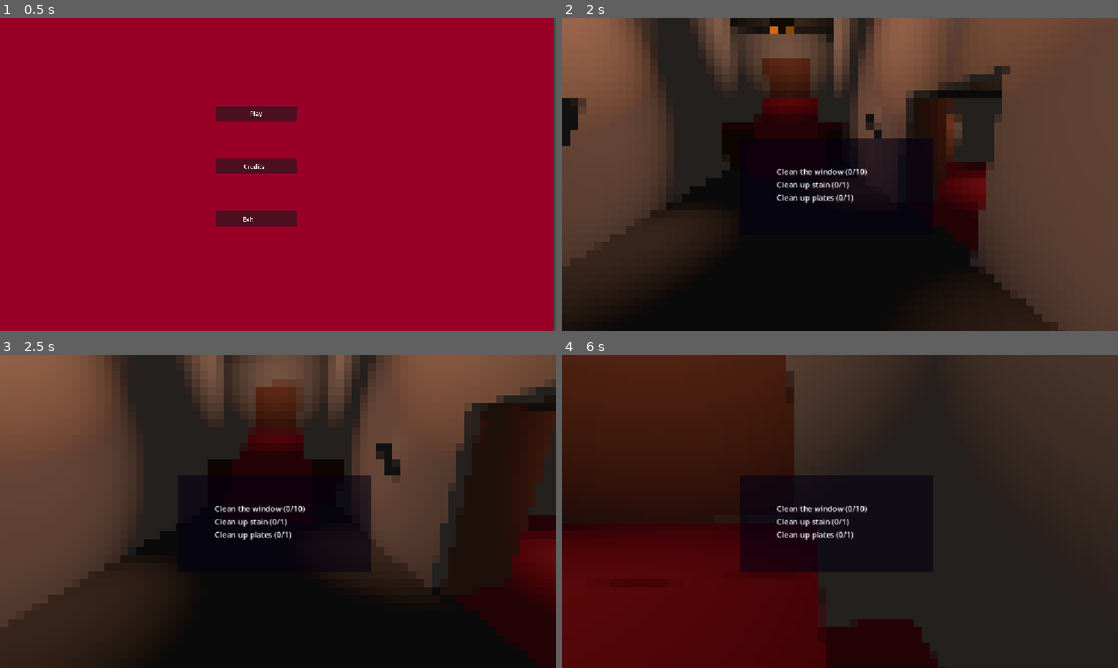
Above: before the commit, frames 1-4 (two rows, left to right).
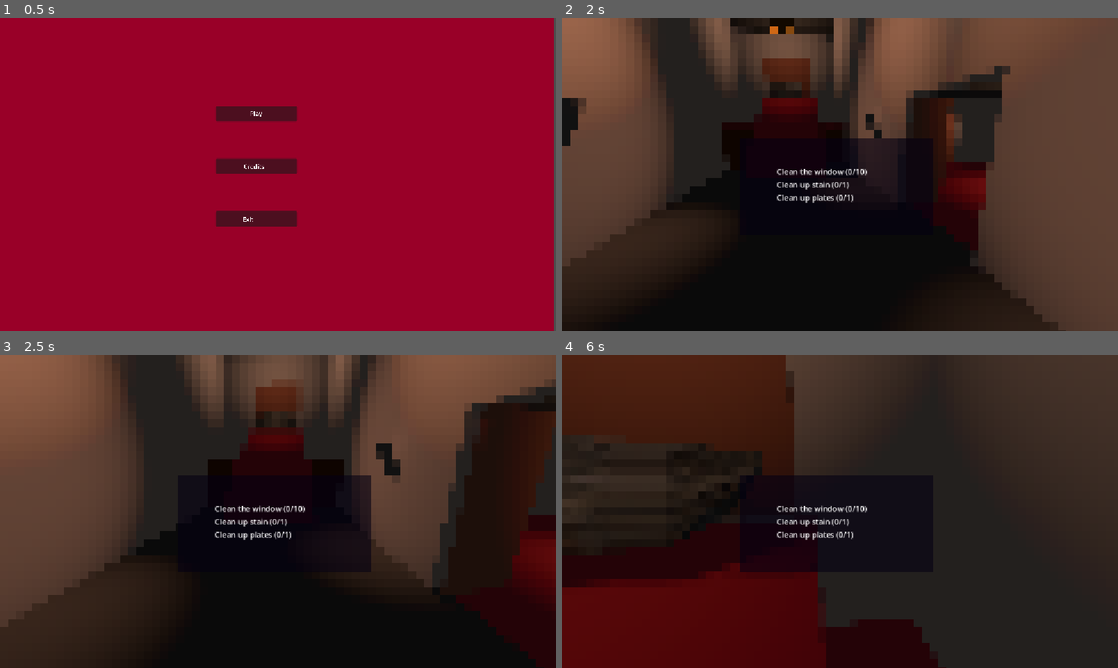
Above: after the commit, the same moments.

Repository: MichaelRRyan/gmtk-2026-countdown
Game: Godot game, scene res://screens/main_menu.tscn
Same seed, same stepped clock (60 frames per second), same inputs: the game is played once before the commit and once after it.
Inputs (mouse positions are in pixels of both pictures, inside the frame that each line leads up to):
- Up to frame 1 (0.5 s): no input
- Up to frame 2 (2 s): click "Play" at 0.5 s; tap Enter at 1.25 s; move the mouse to (867, 174) at 1.27 s; press the mouse at (867, 174) at 1.28 s; hold W (move_forward) from 1.28 s (still down); tap Space (jump) at 1.52 s
- Up to frame 3 (2.5 s): keep holding W (move_forward); move the mouse to (250, 511) at 2.02 s; release the mouse at (250, 511) at 2.03 s; click (250, 511) at 2.1 s; tap Space (jump) at 2.27 s
- Up to frame 4 (6 s): keep holding W (move_forward); move the mouse to (851, 505) at 2.77 s; press the mouse at (851, 505) at 2.78 s; tap Tab (show_tasks) at 2.85, 5.1 s; move the mouse to (834, 517) at 3.52 s; release the mouse at (834, 517) at 3.53 s; click (834, 517) at 3.6 s; tap Space (jump) at 3.77, 4.52, 5.27 s; move the mouse to (878, 514) at 4.27 s; press the mouse at (878, 514) at 4.28 s; move the mouse to (795, 508) at 5.02 s; release the mouse at (795, 508) at 5.03 s; click (795, 508) at 5.3 s; move the mouse to (845, 511) at 5.77 s; press the mouse at (845, 511) at 5.78 s

Frame 1 is identical in both runs. In frame 2, 0.2% of the frame differs, in the area x 37-44%, y 20-26%; in frame 3, 0.1%; in frame 4, 7.1%, in the area x 0-36%, y 28-75%.

Commit message:
Adds floating coffin to main level

Diff:
--- /dev/null
+++ b/Levels/Main/Objects/coffin_bed.tscn
@@ -0,0 +1,59 @@
+[gd_scene format=3 uid="uid://b8m7yvupsk1fe"]
+
+[ext_resource type="PackedScene" uid="uid://cul2wooyqf08t" path="res://Levels/Wiki/Assest brah/CountDown'sBed.glb" id="1_67or1"]
+
+[sub_resource type="BoxShape3D" id="BoxShape3D_vw6b8"]
+size = Vector3(5.8269043, 2.1813965, 5.9379272)
+
+[sub_resource type="Animation" id="Animation_tu8ia"]
+length = 0.001
+tracks/0/type = "value"
+tracks/0/imported = false
+tracks/0/enabled = true
+tracks/0/path = NodePath("CountDown\'sBed:position")
+tracks/0/interp = 1
+tracks/0/loop_wrap = true
+tracks/0/keys = {
+"times": PackedFloat32Array(0),
+"transitions": PackedFloat32Array(1),
+"update": 0,
+"values": [Vector3(5, -1.3182082, -6)]
+}
+
+[sub_resource type="Animation" id="Animation_rpvp4"]
+resource_name = "float"
+length = 4.0
+loop_mode = 1
+tracks/0/type = "value"
+tracks/0/imported = false
+tracks/0/enabled = true
+tracks/0/path = NodePath("CountDown\'sBed:position")
+tracks/0/interp = 1
+tracks/0/loop_wrap = true
+tracks/0/keys = {
+"times": PackedFloat32Array(0, 2),
+"transitions": PackedFloat32Array(1, 1),
+"update": 0,
+"values": [Vector3(5, -1.3182082, -6), Vector3(5, -0.9, -6)]
+}
+
+[sub_resource type="AnimationLibrary" id="AnimationLibrary_tu8ia"]
+_data = {
+&"RESET": SubResource("Animation_tu8ia"),
+&"float": SubResource("Animation_rpvp4")
+}
+
+[node name="CoffinBed" type="Node3D" unique_id=2082441799]
+
+[node name="CountDown\'sBed" parent="." unique_id=1169236732 instance=ExtResource("1_67or1")]
+transform = Transform3D(1, 0, 0, 0, 1, 0, 0, 0, 1, 5, -1.3182082, -6)
+
+[node name="StaticBody3D" type="StaticBody3D" parent="." unique_id=412063253]
+
+[node name="CollisionShape3D" type="CollisionShape3D" parent="StaticBody3D" unique_id=372421212]
+transform = Transform3D(1, 0, 0, 0, 1, 0, 0, 0, 0.4008205, -0.05480957, 1.449585, 0.30547148)
+shape = SubResource("BoxShape3D_vw6b8")
+
+[node name="AnimationPlayer" type="AnimationPlayer" parent="." unique_id=767308423]
+libraries/ = SubResource("AnimationLibrary_tu8ia")
+autoplay = &"float"
--- a/Levels/Main/main_level.tscn
+++ b/Levels/Main/main_level.tscn
@@ -17,6 +17,7 @@
 [ext_resource type="PackedScene" uid="uid://se17jate6s7" path="res://Levels/Main/TaskObjects/task_clean_blood.tscn" id="15_kfrea"]
 [ext_resource type="PackedScene" uid="uid://cqliejscdrsyj" path="res://Levels/Main/EquippableObjects/cleaning_cloth.tscn" id="16_32g1e"]
 [ext_resource type="PackedScene" uid="uid://blthaqm2hacyh" path="res://Levels/Main/TaskObjects/task_plate_cleanup.tscn" id="17_h1rqx"]
+[ext_resource type="PackedScene" uid="uid://b8m7yvupsk1fe" path="res://Levels/Main/Objects/coffin_bed.tscn" id="18_7oflx"]
 
 [sub_resource type="Environment" id="Environment_btu42"]
 background_energy_multiplier = 0.3
@@ -745,3 +746,6 @@
 
 [node name="TaskPlateCleanup" parent="TaskObjects" unique_id=1857819778 instance=ExtResource("17_h1rqx")]
 transform = Transform3D(1, 0, 0, 0, 1, 0, 0, 0, 1, -7.6982694, 0.7511032, 4.251539)
+
+[node name="CoffinBed" parent="TaskObjects" unique_id=2082441799 instance=ExtResource("18_7oflx")]
+transform = Transform3D(0.39999998, -1.7763568e-15, 1.7763568e-15, 0, 0.39999998, -2.2351744e-08, 0, 2.2351738e-08, 0.4, 0.0672836, 3.4464245, -5.8229628)
--- a/Levels/Wiki/Assest brah/coffin_bed.tscn
+++ /dev/null
@@ -1,17 +0,0 @@
-[gd_scene format=3 uid="uid://b8m7yvupsk1fe"]
-
-[ext_resource type="PackedScene" uid="uid://cul2wooyqf08t" path="res://Levels/Wiki/Assest brah/CountDown'sBed.glb" id="1_67or1"]
-
-[sub_resource type="BoxShape3D" id="BoxShape3D_vw6b8"]
-size = Vector3(5.8269043, 1.6704102, 5.9379272)
-
-[node name="CoffinBed" type="Node3D" unique_id=2082441799]
-
-[node name="CountDown\'sBed" parent="." unique_id=1169236732 instance=ExtResource("1_67or1")]
-transform = Transform3D(1, 0, 0, 0, 1, 0, 0, 0, 1, 5, -1, -6)
-
-[node name="StaticBody3D" type="StaticBody3D" parent="." unique_id=412063253]
-
-[node name="CollisionShape3D" type="CollisionShape3D" parent="StaticBody3D" unique_id=372421212]
-transform = Transform3D(1, 0, 0, 0, 1, 0, 0, 0, 0.4008205, -0.05480957, 1.1940918, 0.30547148)
-shape = SubResource("BoxShape3D_vw6b8")
--- a/Levels/Wiki/Wikis_test_level.tscn
+++ b/Levels/Wiki/Wikis_test_level.tscn
@@ -7,12 +7,12 @@
 [ext_resource type="PackedScene" uid="uid://7hyr6mum3j6q" path="res://Levels/Vlad/equippable_object_sample.tscn" id="5_yh0le"]
 [ext_resource type="PackedScene" uid="uid://bk2kq5e62xjx3" path="res://Features/Interactables/HidingSpot/HidingSpot.tscn" id="6_rqo30"]
 [ext_resource type="PackedScene" uid="uid://blthaqm2hacyh" path="res://Levels/Main/TaskObjects/task_plate_cleanup.tscn" id="7_h0b6c"]
-[ext_resource type="PackedScene" uid="uid://b8m7yvupsk1fe" path="res://Levels/Wiki/Assest brah/coffin_bed.tscn" id="8_iqlh5"]
+[ext_resource type="PackedScene" uid="uid://b8m7yvupsk1fe" path="res://Levels/Main/Objects/coffin_bed.tscn" id="8_iqlh5"]
 [ext_resource type="PackedScene" uid="uid://sgm12leuc65s" path="res://Levels/Wiki/Assest brah/StoneWallFinal.glb" id="9_co80o"]
 [ext_resource type="PackedScene" uid="uid://dn4vyxcsku7qq" path="res://Levels/Wiki/Assest brah/Coffin_Door_PeekYes .glb" id="10_o2nbn"]
 [ext_resource type="PackedScene" uid="uid://1ubxrcku6xbk" path="res://Levels/Wiki/Assest brah/WoodenFloor.glb" id="11_o2nbn"]
 
-[node name="VladsTestLevel" type="Node3D" unique_id=1965605186]
+[node name="VladsTestLevel2" type="Node3D" unique_id=1965605186]
 script = ExtResource("1_45her")
 
 [node name="DirectionalLight3D" type="DirectionalLight3D" parent="." unique_id=9575002]
@@ -61,7 +61,6 @@
 [node name="TaskPlateCleanup" parent="." unique_id=1857819778 instance=ExtResource("7_h0b6c")]
 transform = Transform3D(1, 0, 0, 0, 1, 0, 0, 0, 1, -5.1340437, 0.084232695, -0.9639044)
 interact_decrease_rate = 0.99
-interact_level_end = 1.0
 
 [node name="CoffinBed" parent="." unique_id=2082441799 instance=ExtResource("8_iqlh5")]
 transform = Transform3D(1, 0, 0, 0, 1, 0, 0, 0, 1, 1, 1, 3)
